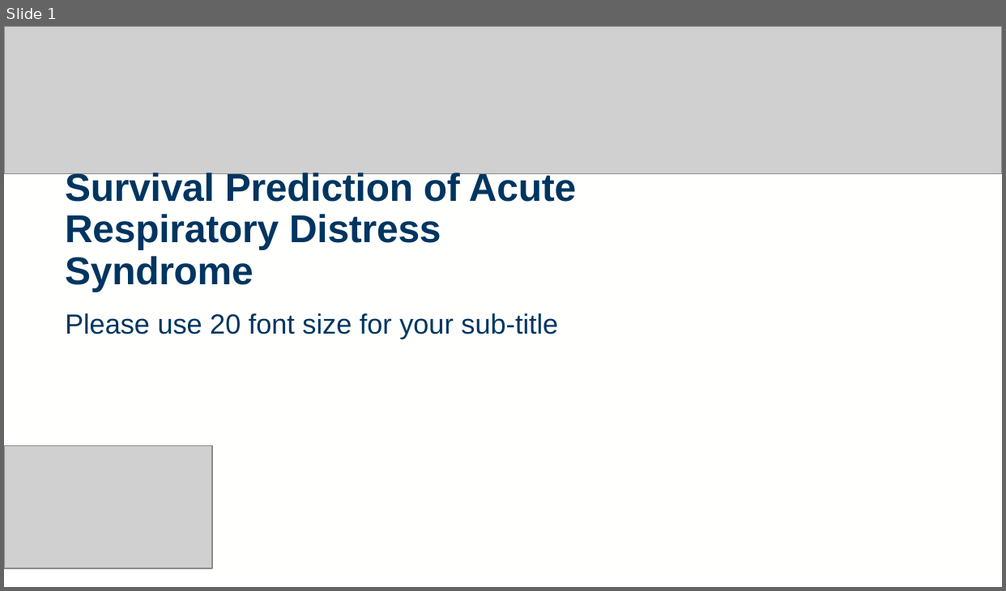
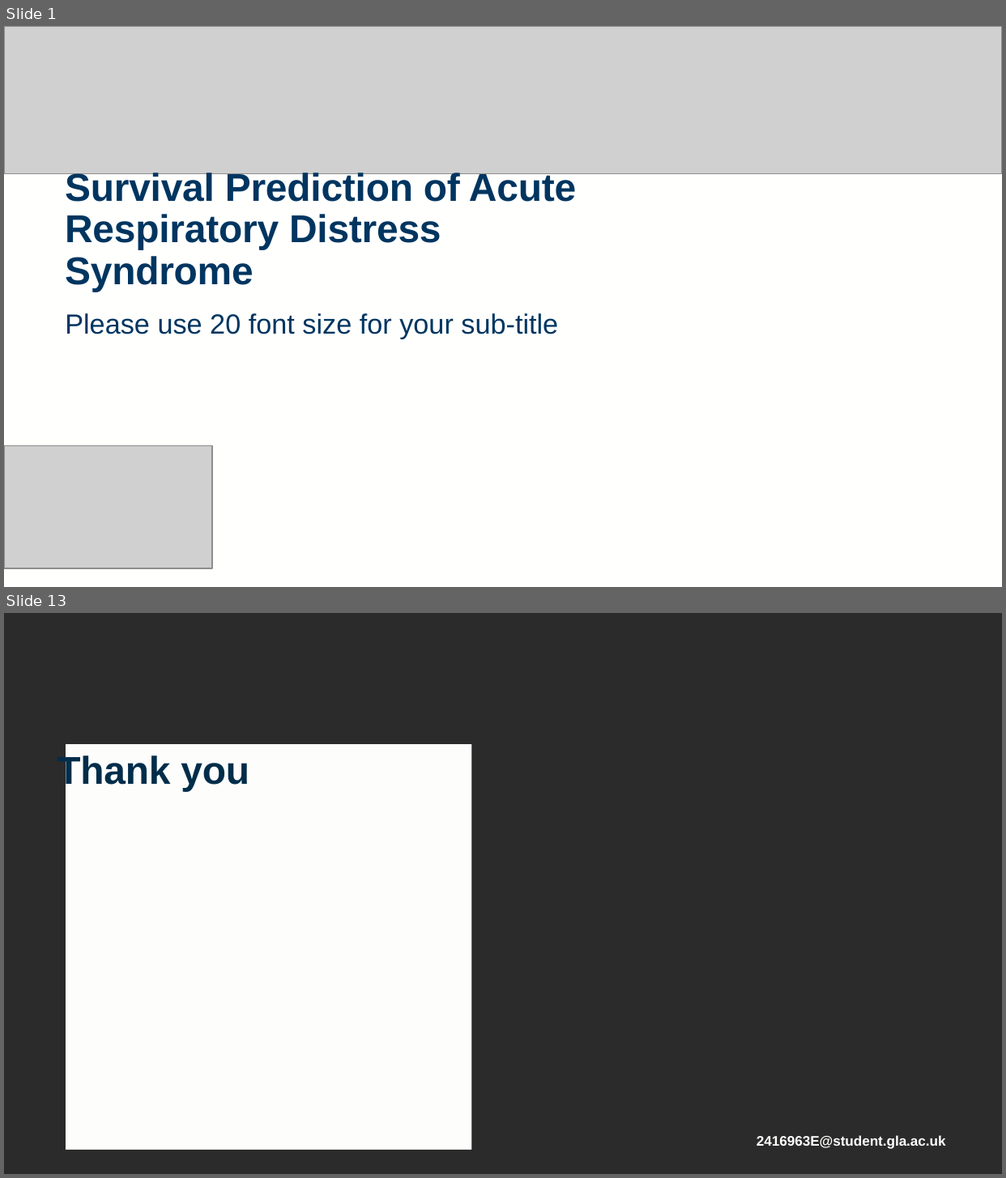
Before and after one commit to rtedwards/ARDS-classification, a slide deck: viva/viva_2416963E.pptx. Shown one above the other, each under a label of ours: slide 1 before the commit, slides 1 and 13 after it; the slides between them are not shown. The pictures are 1006x591 and 1006x1178 pixels, drawn with LibreOffice and Linux fonts; fonts in the diff are those of the drawing; grey boxes stand for pictures; background and template pictures are left out; a plain dark background stands for a picture behind light text. Boxes give left, top, right and bottom in pixels: in the first picture for what was removed or moved away, otherwise in the second. Text is boxed around its words. In the diff, an @@ line names an element or a change of style, - is before the commit and + after.

```diff
--- a/viva/viva_2416963E.pptx
+++ b/viva/viva_2416963E.pptx
@@ slide 13 added at box(4, 613, 1002, 1174), background picture (left out); not listed: 3 template elements that a slide beside it also shows @@
@@ title added at box(57, 753, 249, 791), 28 pt, text #002D4A, bold @@
+Thank you
@@ text added at box(756, 1135, 946, 1149), 10 pt, text #FFFFFE, bold @@
+2416963E@student.gla.ac.uk
```
Also in this commit, not shown: 7 slides changed, 6 other slides added, 7 slides removed, 1 other file.
